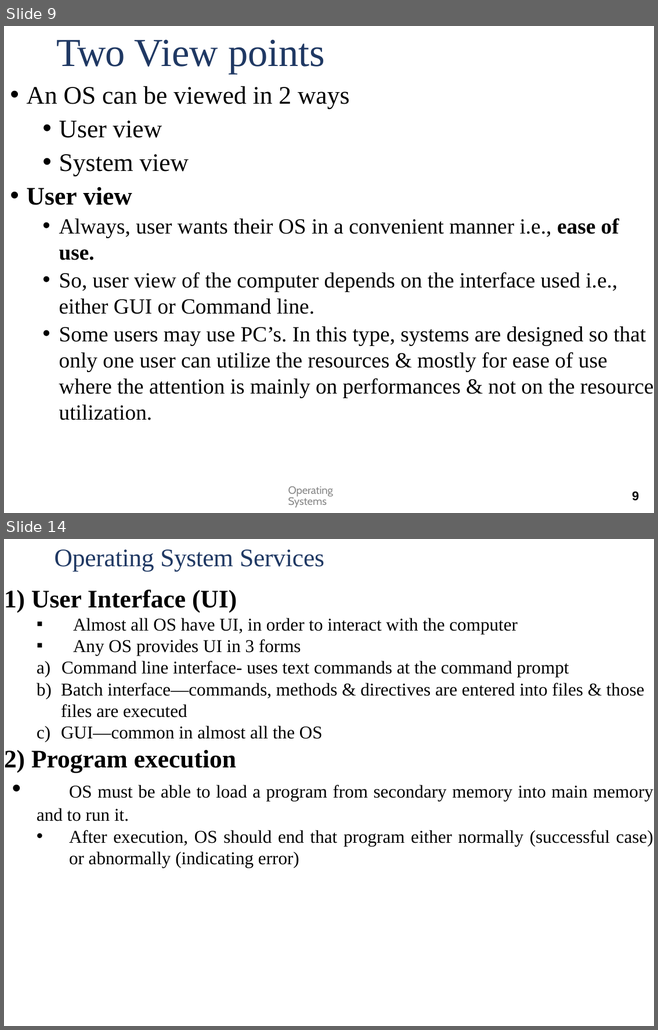
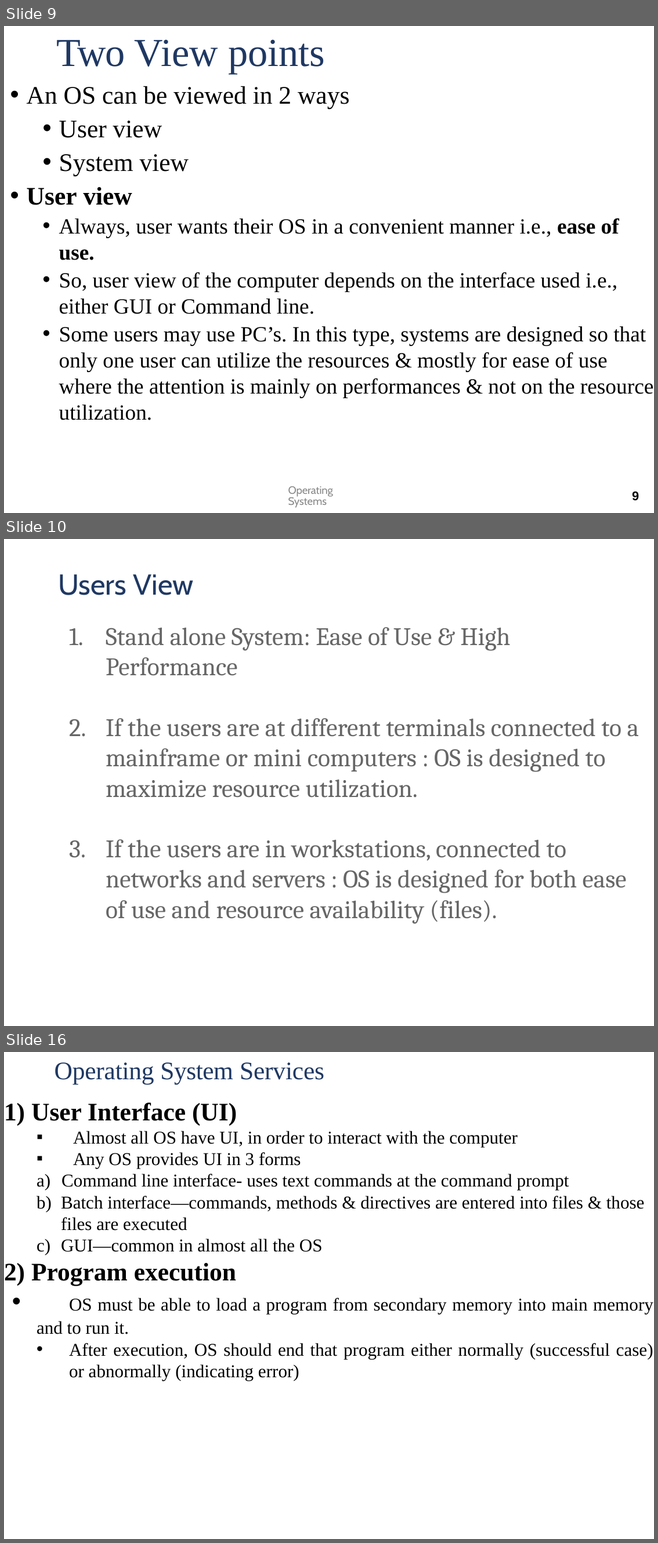
Before and after one commit to arjundontflex/notes.github.io, a slide deck: OS/OS_Module1_2023.pptx. Shown one above the other, each under a label of ours: slides 9 and 14 before the commit, slides 9, 10 and 16 after it; the slides between them are not shown. The pictures are 658x1030 and 658x1543 pixels, drawn with LibreOffice and Linux fonts; fonts in the diff are those of the drawing; background and template pictures are left out. Boxes give left, top, right and bottom in pixels: in the first picture for what was removed or moved away, otherwise in the second. Text is boxed around its words. In the diff, an @@ line names an element or a change of style, - is before the commit and + after.

```diff
--- a/OS/OS_Module1_2023.pptx
+++ b/OS/OS_Module1_2023.pptx
@@ slide 10 added at [4,539,654,1026], background #FFFFFF @@
@@ title added at [58,574,194,595], 32 pt, text #1F3863 @@
+Users View
@@ text added at [106,627,639,924], 28 pt, text #666666 @@
+1. Stand alone System: Ease of Use & High Performance
+2. If the users are at different terminals connected to a mainframe or mini computers : OS is designed to maximize resource utilization.
+3. If the users are in workstations, connected to networks and servers : OS is designed for both ease of use and resource availability (files).
@@ what was slide 14 is now slide 16 @@
```
Also in this commit, not shown: 11 slides changed, 5 other slides added, 5 other files.
